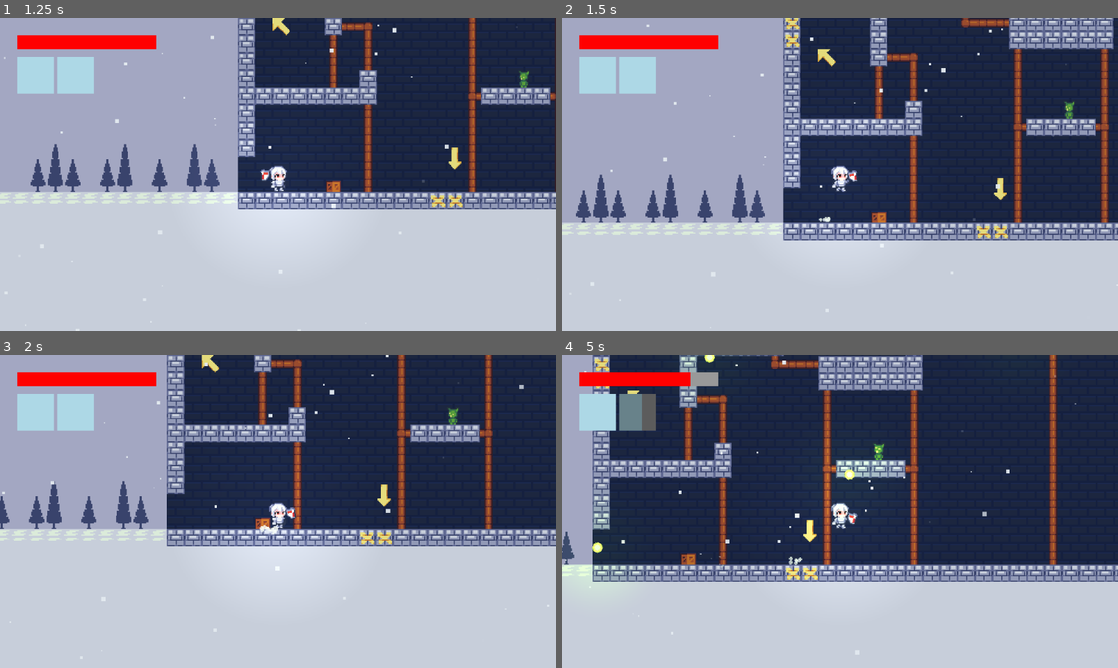
Above: before the commit, frames 1-4 (two rows, left to right).
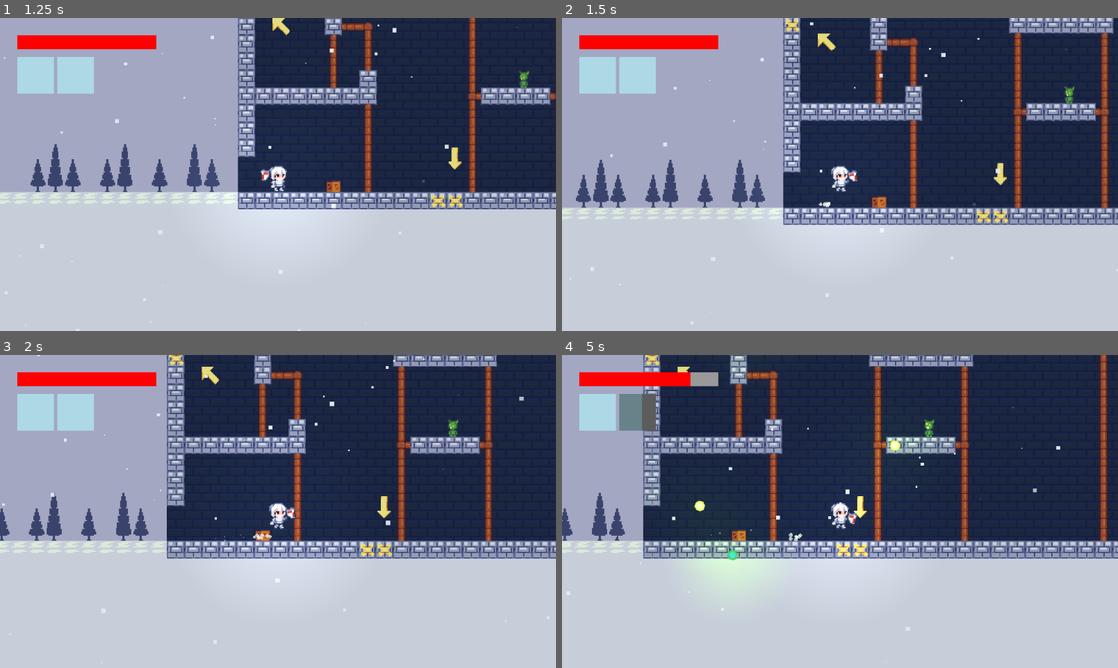
Above: after the commit, the same moments.

Repository: Cyberdemon-bot/Bounce-Knight
Game: Godot game, scene res://scenes/ui/start_screen_classic.tscn
Two runs of this game, one before a commit and one after it. Both use one fixed random seed, a clock stepped at 60 frames per second and the inputs below. Sound files missing from this copy of the repository are replaced by a short silence.
Inputs (mouse positions are in pixels of both pictures, inside the frame that each line leads up to):
- Up to frame 1 (1.25 s): click "PLAY" at 0.5 s
- Up to frame 2 (1.5 s): tap Enter at 1.25 s; move the mouse to (962, 158) at 1.27 s; hold D (move_right) from 1.28 s (still down); tap Space (jump) at 1.35 s
- Up to frame 3 (2 s): keep holding D (move_right); tap Space (jump) at 1.52, 1.82 s
- Up to frame 4 (5 s): move the mouse to (728, 527) at 2.02 s; tap Q at 2.1, 4.35 s; tap Space (jump) at 2.27, 2.3, 2.57, 3.05, 3.6, 3.77, 4.07, 4.52, 4.55, 4.82 s; move the mouse to (895, 442) at 2.77 s; release D (move_right) at 2.78 s; hold A (move_left) 2.78-3.53 s; tap E at 2.85 s; move the mouse to (812, 574) at 3.52 s; hold D (move_right) from 3.53 s (still down); move the mouse to (1006, 558) at 4.27 s

Frame 1 is identical in both runs. In frame 2, 18% of the frame differs, in the area x 0-100%, y 0-100%; in frame 3, 15%; in frame 4, 31%, in the area x 0-100%, y 0-96%.

Commit message:
variable jump height, coyote time, bounce grace

Diff:
--- a/scenes/main.tscn
+++ b/scenes/main.tscn
@@ -72,7 +72,7 @@
 tile_set = SubResource("TileSet_1vivr")
 
 [node name="Level" type="TileMapLayer" parent="Tiles" unique_id=1699723662]
-tile_map_data = PackedByteArray("AAAAAP3/AAAAAAEAAAAAAPz/AAA …(88008 unchanged characters)… XAMb/AAAAAAEAAAAYAMb/AAAAAAEAAAAZAMb/AAADAAEAAAAaAMb/AAAAAAEAAAAbAMb/AAAAAAEAAAAc …(2610 unchanged characters)…
+tile_map_data = PackedByteArray("AAAAAP3/AAAAAAEAAAAAAPz/AAA …(88008 unchanged characters)… XAMb/AAAAAAEAAAAYAMb/AAAAAAEAAAAZAMb/AAAAAAEAAAAaAMb/AAAAAAEAAAAbAMb/AAAAAAEAAAAc …(2610 unchanged characters)…
 tile_set = SubResource("TileSet_1vivr")
 
 [node name="Player" parent="." unique_id=1816567509 instance=ExtResource("2_0xm2m")]
--- a/scripts/player.gd
+++ b/scripts/player.gd
@@ -8,6 +8,8 @@
 const JUMP_VELOCITY = -270.0
 
 const FALL_GRAVITY_MULT = 1.5 # rớt nhanh
+const COYOTE_TIME = 0.1
+const DASH_BOUNCE_GRACE = 0.05
 
 const DASH_SPEED = 350.0
 const DASH_DURATION = 0.10
@@ -31,7 +33,7 @@
 @onready var parry_sound: AudioStreamPlayer2D = $ParrySound
 
 var was_on_floor: bool = false
-
+var coyote_timer: float = 0.0
 var is_bouncing: bool = false
 var dash_timer: float = 0.0
 var dash_cooldown_timer: float = 0.0
@@ -199,24 +201,34 @@
 				break
 
 		if not did_bounce and dash_timer <= 0.0:
-			velocity *= 0.4
+			var grace_hit := move_and_collide(prev_velocity * DASH_BOUNCE_GRACE, true)
+			if grace_hit and prev_velocity.dot(grace_hit.get_normal()) < -10.0:
+				global_position += grace_hit.get_travel()
+				velocity = prev_velocity.bounce(grace_hit.get_normal()) * DASH_BOUNCE_MULTIPLIER
+				is_bouncing = true
+			else:
+				velocity *= 0.4
 		return
 
 	if is_on_floor():
+		coyote_timer = COYOTE_TIME
 		if abs(velocity.x) <= SPEED:
 			is_bouncing = false
 	else:
 		var gravity_mult := 1.0
+		coyote_timer = max(coyote_timer-delta, 0.0)
 		if velocity.y > 0.0:
 			gravity_mult = FALL_GRAVITY_MULT
 		velocity += get_gravity() * delta * gravity_mult
 
-	if Input.is_action_just_pressed("jump") and is_on_floor():
+	if Input.is_action_just_pressed("jump") and coyote_timer > 0.0:
 		velocity.y = JUMP_VELOCITY
 		VFXManager.spawn(VFXManager.DUST_JUMP, foot_point.global_position, 0.0, foot_point)
 		jump_sound.pitch_scale = randf_range(0.95, 1.05)
 		jump_sound.play()
-
+		coyote_timer = 0.0
+	if Input.is_action_just_released("jump") and velocity.y < 0.0:
+		velocity.y = max(velocity.y, 0.0)
 	update_movement(delta)
 	move_and_slide()
 
Renamed: vfx_manager.gd -> scripts/vfx_manager.gd
Renamed: vfx_manager.gd.uid -> scripts/vfx_manager.gd.uid
